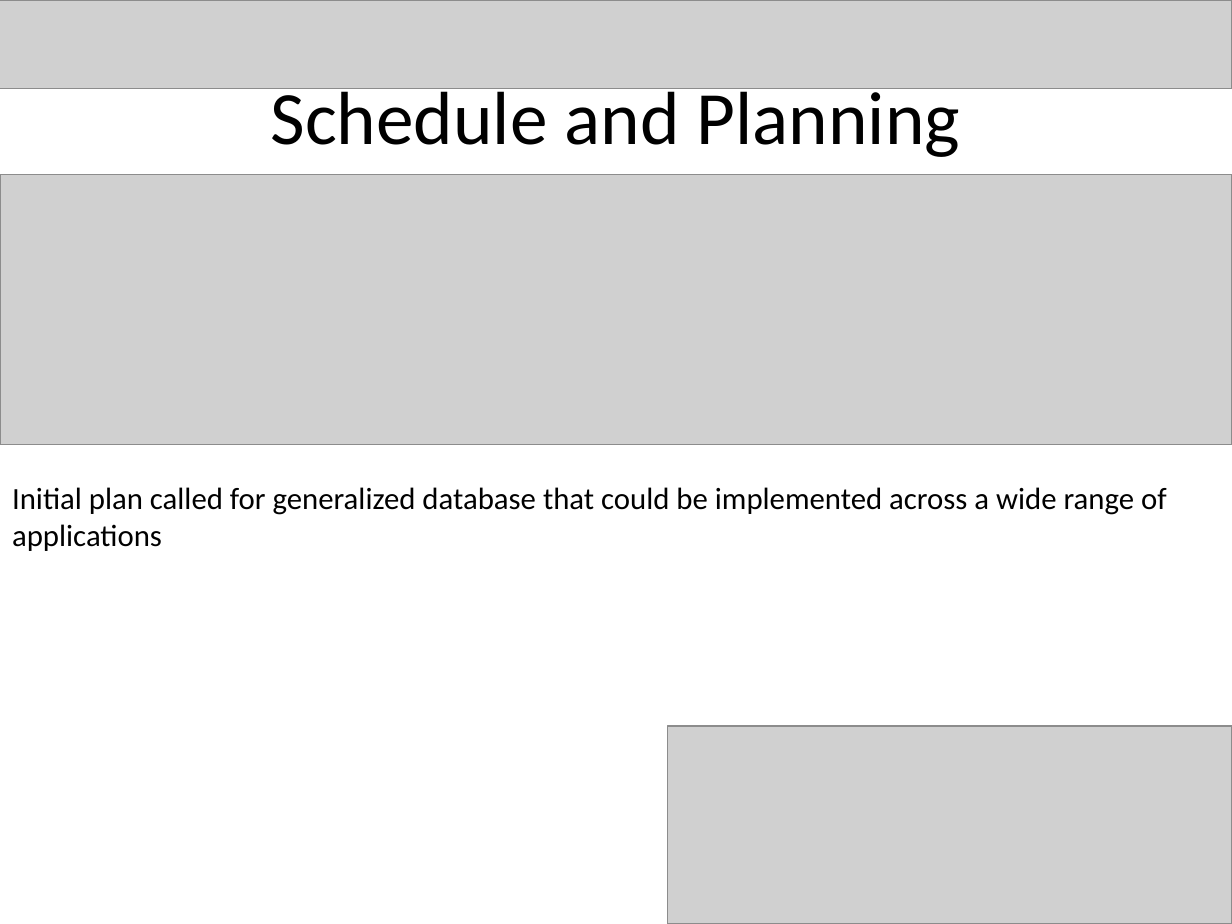
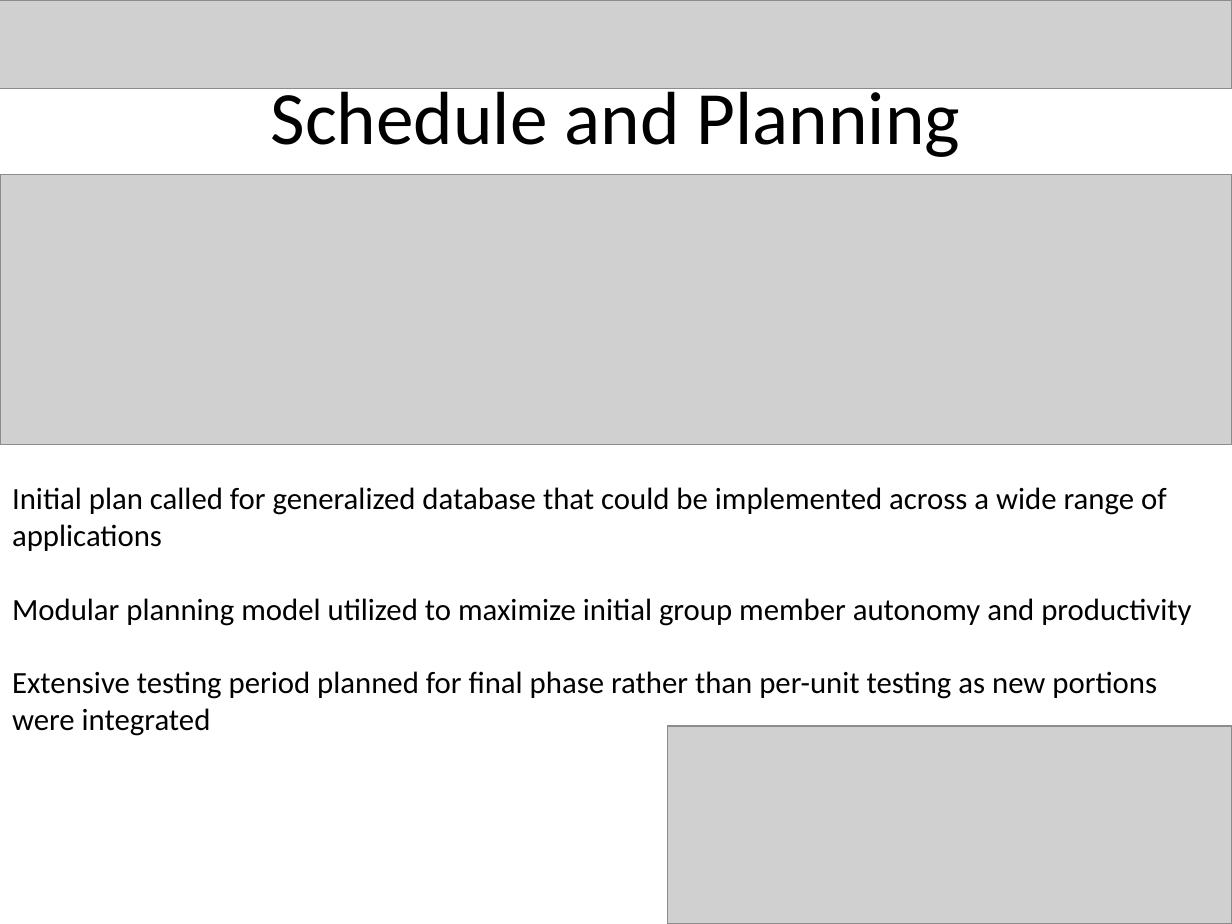
Before and after one commit to bjarratt/csce431-team1, a slide deck: slide 8 of FinalPres.pptx. Drawn at 1232x924 pixels with LibreOffice and Linux fonts; fonts in the diff are those of the drawing; grey boxes stand for pictures. Boxes give left, top, right and bottom in pixels: in the first picture for what was removed or moved away, otherwise in the second. Text is boxed around its words. In the diff, an @@ line names an element or a change of style, - is before the commit and + after.

```diff
--- a/FinalPres.pptx
+++ b/FinalPres.pptx
@@ text at <box>12,598,1191,736</box>: paragraphs added @@
+Modular planning model utilized to maximize initial group member autonomy and productivity
+Extensive testing period planned for final phase rather than per-unit testing as new portions were integrated
```
Also in this commit, not shown: 1 slide added, 1 slide removed.
